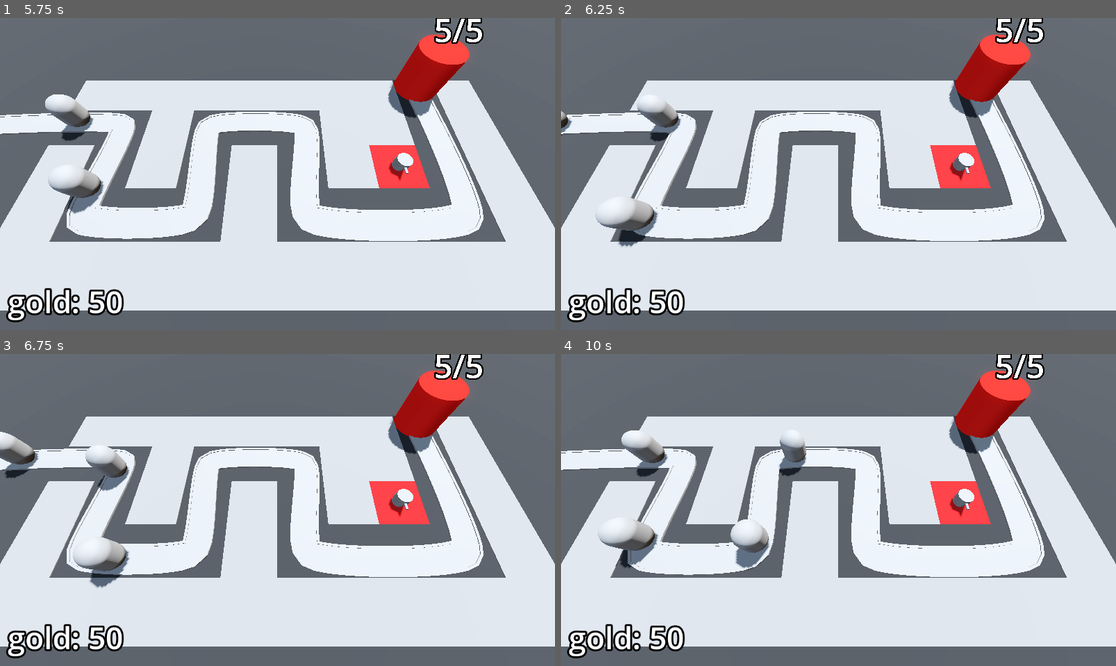
Above: before the commit, frames 1-4 (two rows, left to right).
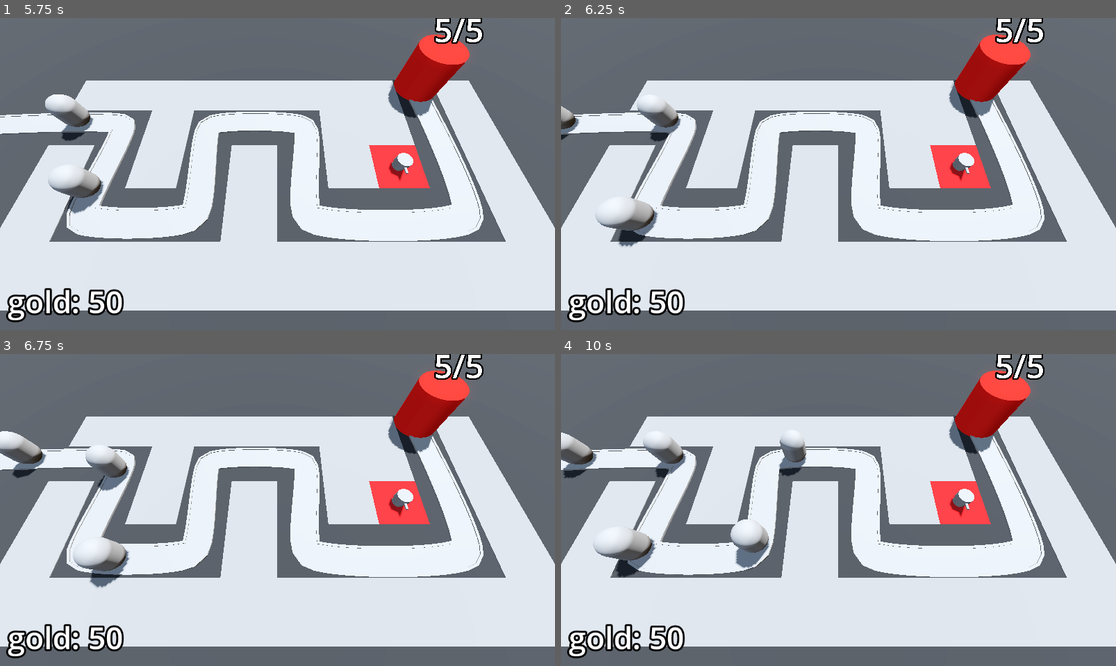
Above: after the commit, the same moments.

Repository: AllanSechrist/BarbarianBlaster
Game: Godot game, scene res://BaseLevel.tscn
Two runs of this game, one before a commit and one after it. Both use one fixed random seed, a clock stepped at 60 frames per second and the inputs below.
Inputs (mouse positions are in pixels of both pictures, inside the frame that each line leads up to):
- Up to frame 1 (5.75 s): tap Enter at 0.5, 2 s; move the mouse to (399, 158) at 0.52 s; press the mouse at (399, 158) at 0.53 s; tap Space at 1.25 s; move the mouse to (166, 189) at 1.27 s; release the mouse at (166, 189) at 1.28 s; click (166, 189) at 1.35 s; move the mouse to (333, 105) at 2.02 s; press the mouse at (333, 105) at 2.03 s; move the mouse to (249, 236) at 2.77 s; release the mouse at (249, 236) at 2.78 s; click (249, 236) at 2.85 s; move the mouse to (444, 220) at 3.52 s; press the mouse at (444, 220) at 3.53 s; move the mouse to (111, 127) at 4.27 s; release the mouse at (111, 127) at 4.28 s; click (111, 127) at 4.35 s; move the mouse to (305, 174) at 5.02 s; press the mouse at (305, 174) at 5.03 s
- Up to frame 2 (6.25 s): move the mouse to (755, 96) at 5.77 s; release the mouse at (755, 96) at 5.78 s; click (755, 96) at 5.85 s
- Up to frame 3 (6.75 s): move the mouse to (399, 494) at 6.52 s; press the mouse at (399, 494) at 6.53 s
- Up to frame 4 (10 s): move the mouse to (727, 525) at 7.27 s; release the mouse at (727, 525) at 7.28 s; click (727, 525) at 7.35 s; move the mouse to (894, 441) at 8.02 s; press the mouse at (894, 441) at 8.03 s; move the mouse to (810, 572) at 8.77 s; release the mouse at (810, 572) at 8.78 s; click (810, 572) at 8.85 s; move the mouse to (1005, 556) at 9.52 s; press the mouse at (1005, 556) at 9.53 s

Frame 1 is identical in both runs. In frame 2, 0.2% of the frame differs, in the area x 0-4%, y 28-39%; in frame 3, 0.5%; in frame 4, 2.5%, in the area x 0-23%, y 24-72%.

Commit message:
Add difficulty manager and increase spawn rate of enemies as the game progresses

Diff:
--- a/BaseLevel.tscn
+++ b/BaseLevel.tscn
@@ -8,6 +8,7 @@
 [ext_resource type="Script" uid="uid://bsjogxvyjj8tp" path="res://turret_manager.gd" id="5_ufkdr"]
 [ext_resource type="PackedScene" uid="uid://d01unib15e15u" path="res://Turret/turret.tscn" id="6_epnn3"]
 [ext_resource type="Script" uid="uid://brmiqfbffbybp" path="res://bank.gd" id="8_tv3th"]
+[ext_resource type="PackedScene" uid="uid://mkj7f0lctt2k" path="res://DifficultyManager/difficulty_manager.tscn" id="9_xkmwr"]
 
 [sub_resource type="ProceduralSkyMaterial" id="ProceduralSkyMaterial_dq0bh"]
 sky_horizon_color = Color(0.66224277, 0.6717428, 0.6867428, 1)
@@ -64,10 +65,11 @@
 "cells": PackedInt32Array(65535, 65534, 0, 65535, 2, 0, 4, 65535, 0, 65531, 65534, 0, 65532, 65534, 0, 65534, 65534, 0, …(310 unchanged characters)…
 }
 
-[node name="EnemyPath" type="Path3D" parent="."]
+[node name="EnemyPath" type="Path3D" parent="." node_paths=PackedStringArray("difficulty_manager")]
 curve = SubResource("Curve3D_lvb7b")
 script = ExtResource("3_ufkdr")
 enemy_scene = ExtResource("2_5x8ra")
+difficulty_manager = NodePath("../DifficultyManager")
 
 [node name="Road" type="CSGPolygon3D" parent="EnemyPath"]
 polygon = PackedVector2Array(-1, 0, -1, 0.1, 1, 0.1, 1, 0)
@@ -143,4 +145,6 @@
 text = "Placeholder"
 label_settings = SubResource("LabelSettings_epnn3")
 
+[node name="DifficultyManager" parent="." instance=ExtResource("9_xkmwr")]
+
 [connection signal="timeout" from="EnemyPath/EnemySpawnTimer" to="EnemyPath" method="spawn_enemy"]
--- /dev/null
+++ b/DifficultyManager/difficulty_manager.gd
@@ -0,0 +1,18 @@
+extends Node
+
+@export var game_length := 30.0
+@export var spawn_time_curve: Curve
+@onready var timer: Timer = $Timer
+
+
+func _ready() -> void:
+	timer.start(game_length)
+
+func _process(delta: float) -> void:
+	pass
+
+func game_progress_ration() -> float:
+	return 1.0 - (timer.time_left / game_length)
+
+func get_spawn_time() -> float:
+	return spawn_time_curve.sample(game_progress_ration())
--- /dev/null
+++ b/DifficultyManager/difficulty_manager.tscn
@@ -0,0 +1,15 @@
+[gd_scene load_steps=3 format=3 uid="uid://mkj7f0lctt2k"]
+
+[ext_resource type="Script" uid="uid://c8yn42cb1sska" path="res://DifficultyManager/difficulty_manager.gd" id="1_ab1g6"]
+
+[sub_resource type="Curve" id="Curve_ab1g6"]
+_limits = [0.25, 2.0, 0.0, 1.0]
+_data = [Vector2(0, 2), 0.0, -1.7500001, 0, 1, Vector2(1, 0.25), -1.7500001, 0.0, 1, 0]
+point_count = 2
+
+[node name="DifficultyManager" type="Node"]
+script = ExtResource("1_ab1g6")
+spawn_time_curve = SubResource("Curve_ab1g6")
+
+[node name="Timer" type="Timer" parent="."]
+one_shot = true
--- a/enemy_path.gd
+++ b/enemy_path.gd
@@ -1,8 +1,11 @@
 extends Path3D
 
 @export var enemy_scene: PackedScene
+@export var difficulty_manager: Node
+@onready var enemy_spawn_timer: Timer = $EnemySpawnTimer
 
 func spawn_enemy() -> void:
 	# connected to timeout signal from EnemySpawnTimer
 	var new_enemy = enemy_scene.instantiate()
 	add_child(new_enemy)
+	enemy_spawn_timer.wait_time = difficulty_manager.get_spawn_time()
Not shown: 1 places in BaseLevel.tscn that only renumber resources
Not shown, added: DifficultyManager/difficulty_manager.gd.uid
